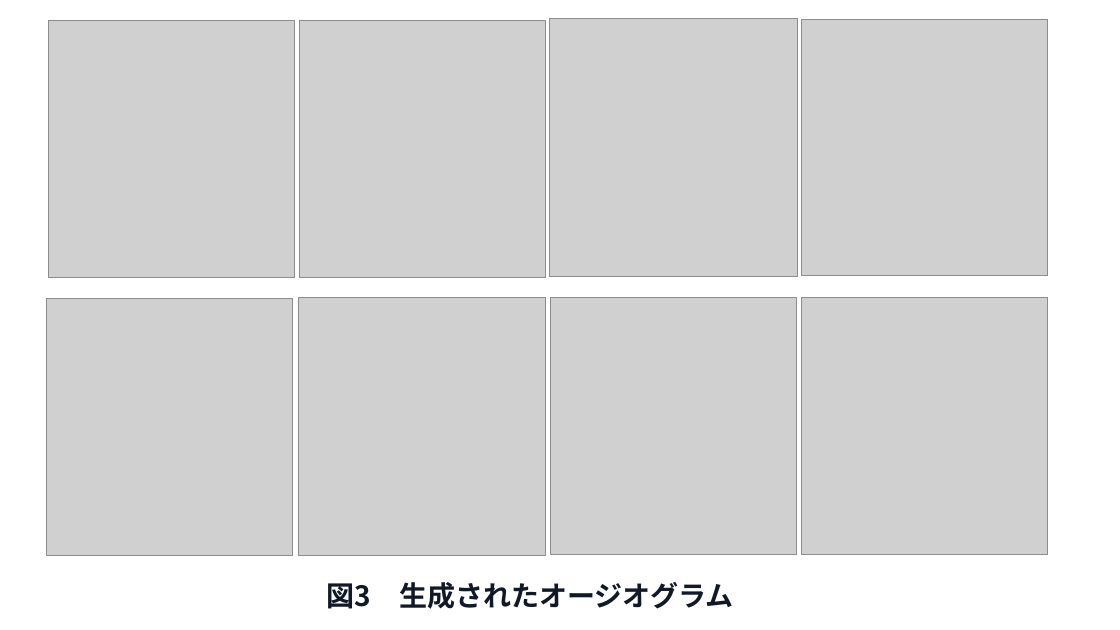
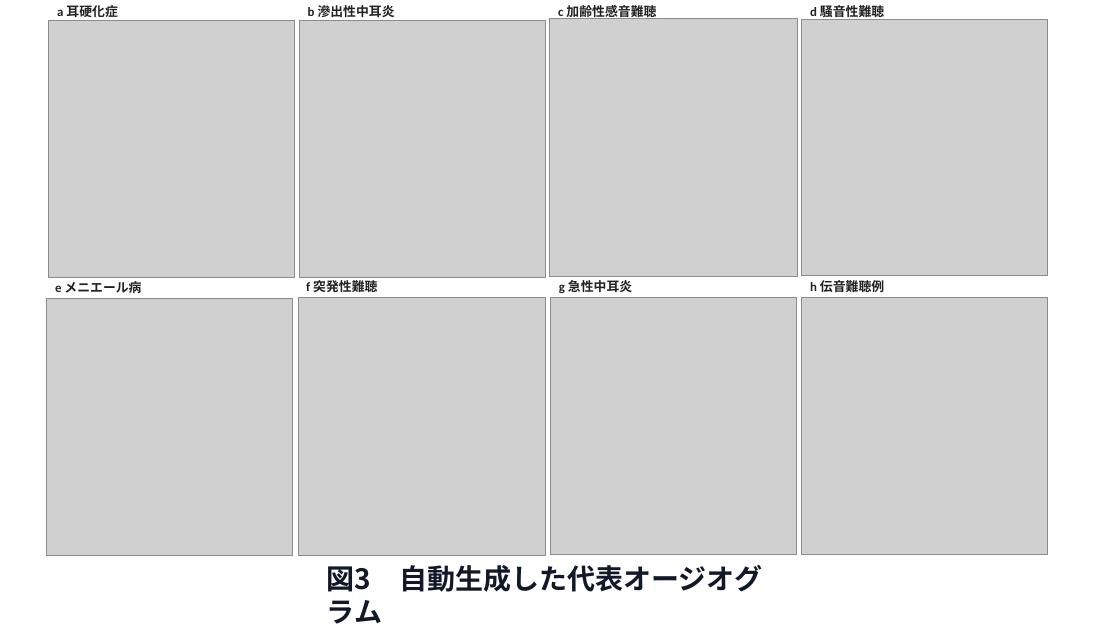
Before and after one commit to HIdechan-Maeda/Audiogram-masking-training-ver.2, a slide deck: slide 3 of docs/pilot-study/manuscripts/submission_v2.32/figures/Figure1~3_AudioScopeEDU_generation.pptx. Drawn at 1120x630 pixels with LibreOffice and Linux fonts; fonts in the diff are those of the drawing; grey boxes stand for pictures. Boxes give left, top, right and bottom in pixels: in the first picture for what was removed or moved away, otherwise in the second. Text is boxed around its words. In the diff, an @@ line names an element or a change of style, - is before the commit and + after.

```diff
--- a/docs/pilot-study/manuscripts/submission_v2.32/figures/Figure1~3_AudioScopeEDU_generation.pptx
+++ b/docs/pilot-study/manuscripts/submission_v2.32/figures/Figure1~3_AudioScopeEDU_generation.pptx
@@ text added at [57,5,117,21], 11 pt, text #222222, bold @@
+a 耳硬化症
@@ text added at [308,5,395,21], 11 pt, text #222222, bold @@
+b 滲出性中耳炎
@@ text added at [558,3,656,19], 11 pt, text #222222, bold @@
+c 加齢性感音難聴
@@ text added at [810,3,884,20], 11 pt, text #222222, bold @@
+d 騒音性難聴
@@ text added at [55,281,141,293], 11 pt, text #222222, bold @@
+e メニエール病
@@ text added at [306,277,377,295], 11 pt, text #222222, bold @@
+f 突発性難聴
@@ text added at [559,280,632,293], 11 pt, text #222222, bold @@
+g 急性中耳炎
@@ text added at [810,277,884,295], 11 pt, text #222222, bold @@
+h 伝音難聴例
@@ text at [327,565,762,624]: text changed @@
-図3 生成されたオージオグラム
+図3 自動生成した代表オージオグラム
```
Also in this commit, not shown: 2 other slides changed, 9 other files.
